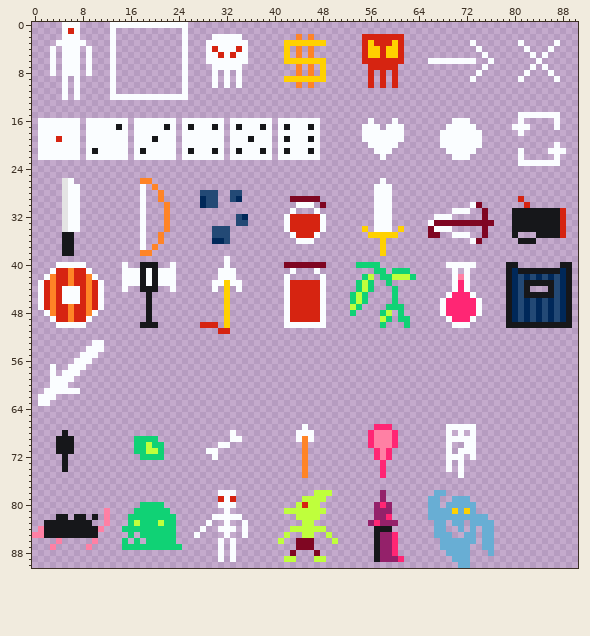
File history of a pixel-art file, Resources/Sprites.aseprite. This is how it looked before the edit.
91x91 pixels, 1 frame.
The result:
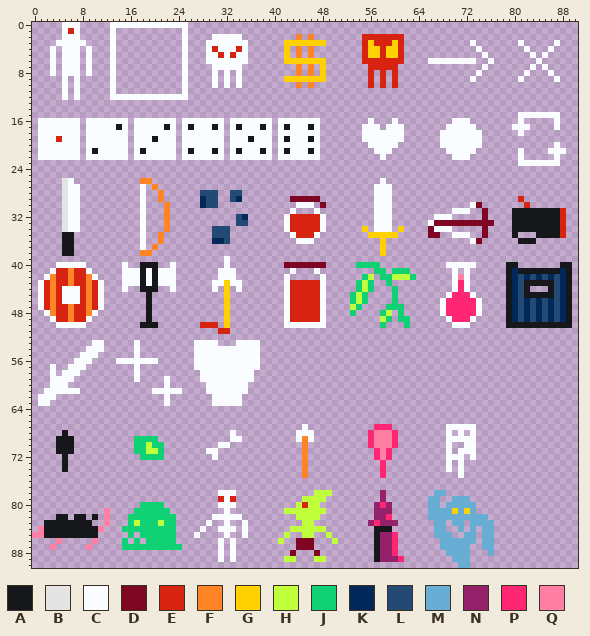
Palette (. is transparent): A #16171a  B #e4e4e4  C #fafdff  D #7f0622  E #d62411  F #ff8426  G #ffd100  H #bfff3c  J #10d275  K #002859  L #234975  M #68aed4  N #94216a  P #ff2674  Q #ff80a4
Change:
y 53: x 17 . -> C; x 27..30 .... -> CCCC; x 34..37 .... -> CCCC
y 54..55: x 17 . -> C; x 27..37 ........... -> CCCCCCCCCCC
y 56: x 14..20 ....... -> CCCCCCC; x 27..37 ........... -> CCCCCCCCCCC
y 57: x 17 . -> C; x 27..37 ........... -> CCCCCCCCCCC
y 58: x 17 . -> C; x 28..36 ......... -> CCCCCCCCC
y 59: x 17 . -> C; x 22 . -> C; x 28..36 ......... -> CCCCCCCCC
y 60: x 22 . -> C; x 29..35 ....... -> CCCCCCC
y 61: x 20..24 ..... -> CCCCC; x 29..35 ....... -> CCCCCCC
y 62..63: x 22 . -> C; x 30..34 ..... -> CCCCC
Pixel boxes of the changes (left, top, right, bottom) in both pictures:
added: (116, 340, 260, 406)
